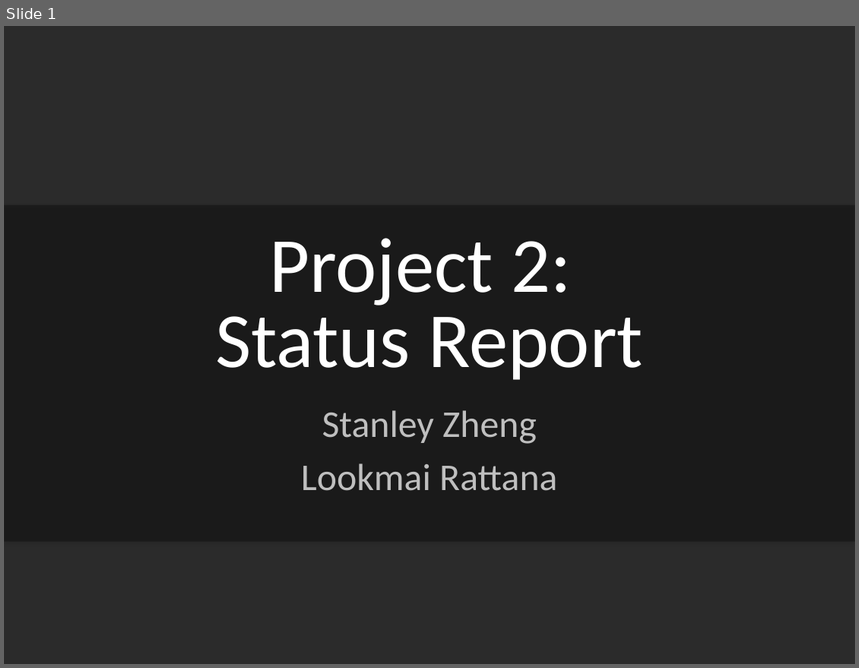
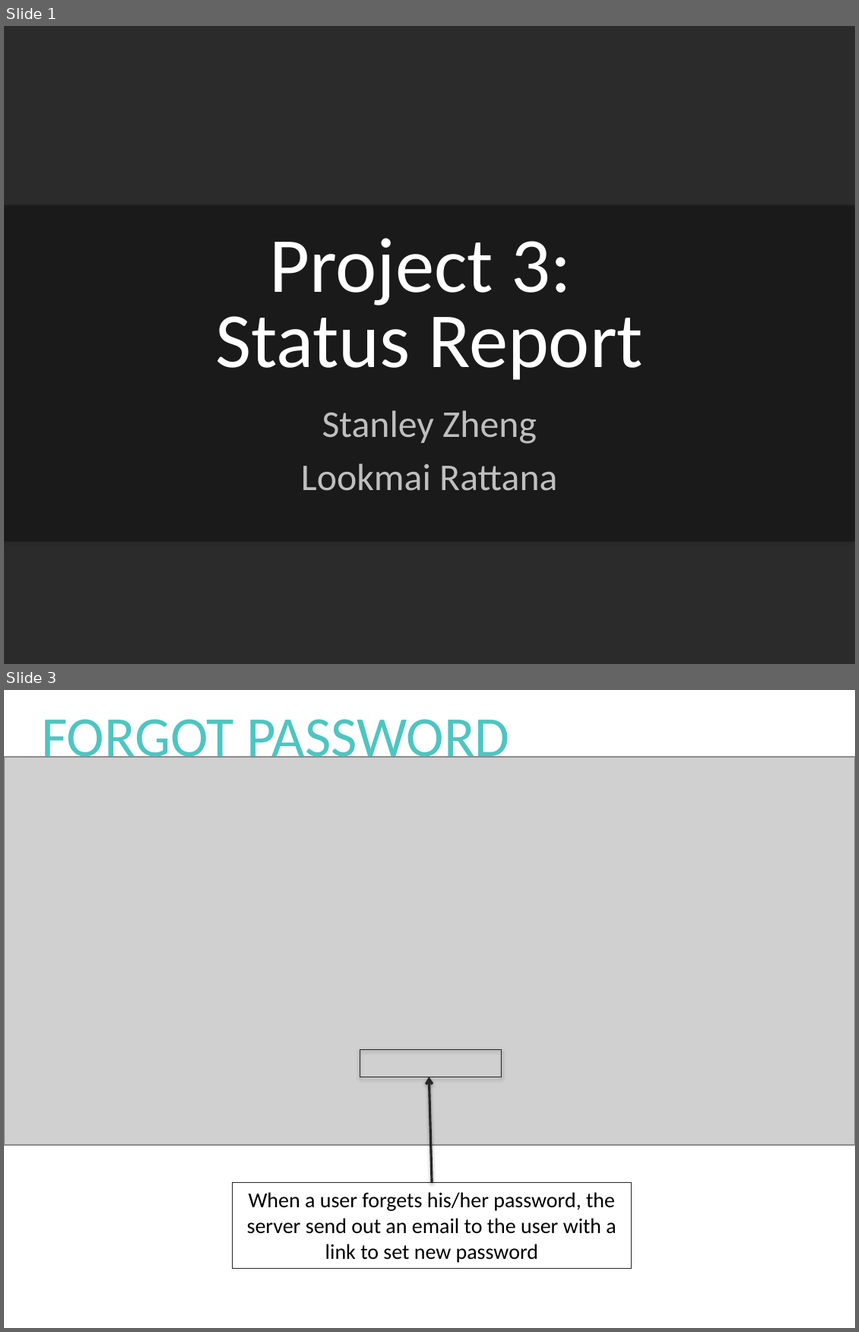
Before and after one commit to 0111001101111010/CS418-S14, a slide deck: cs418presentation2.pptx. Shown one above the other, each under a label of ours: slide 1 before the commit, slides 1 and 3 after it; the slides between them are not shown. The pictures are 859x668 and 859x1332 pixels, drawn with LibreOffice and Linux fonts; fonts in the diff are those of the drawing; grey boxes stand for pictures; background and template pictures are left out; a plain dark background stands for a picture behind light text. Boxes give left, top, right and bottom in pixels: in the first picture for what was removed or moved away, otherwise in the second. Text is boxed around its words. In the diff, an @@ line names an element or a change of style, - is before the commit and + after.

Commit message:
proj3 status report stuff

```diff
--- a/cs418presentation2.pptx
+++ b/cs418presentation2.pptx
@@ slide 3 added at <box>4,690,855,1328</box>, background #FFFFFF @@
@@ text added at <box>41,719,510,770</box>, 48 pt, text #4EC5C1 @@
+FORGOT PASSWORD
@@ picture added at <box>4,757,855,1145</box> @@
@@ rectangle added at <box>360,1050,502,1078</box>, outline #262626 0.75 pt @@
@@ arrow added from (432, 1182) to (429, 1078), #262626 2 pt @@
@@ rectangle added at <box>232,1182,631,1269</box>, outline #262626 0.75 pt, 18 pt, text #000000 @@
+When a user forgets his/her password, the server send out an email to the user with a link to set new password
@@ slide 1 changed as well @@
@@ title at <box>215,238,643,380</box>: text changed @@
-Project 2:
-Status Report
+Project 3:
+Status Report
```
Also in this commit, not shown: 5 other slides added, 6 slides removed, 4 other files.
